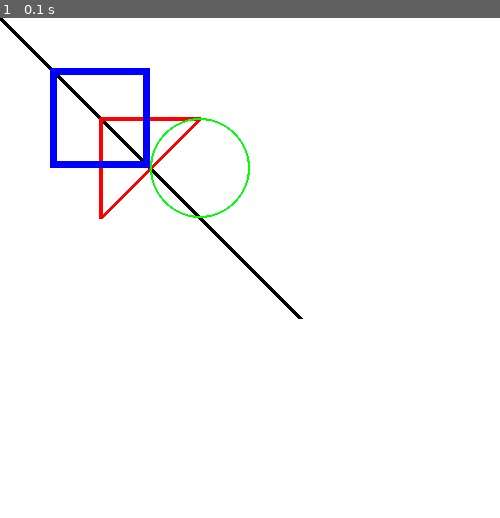
Above: before the commit, frame 1.
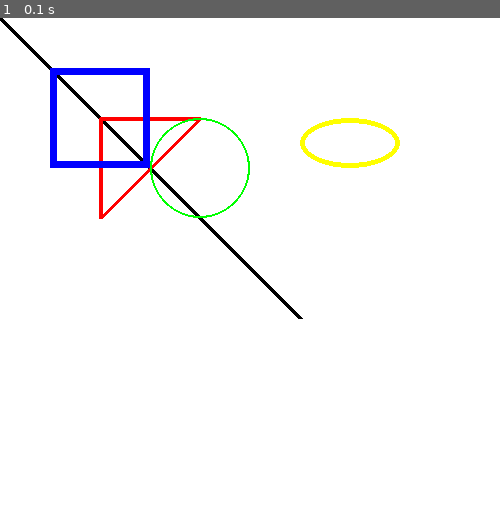
Above: after the commit, the same moment.

Repository: Santhosh-Kumar-2004/python-pygame-game-dev
Game: pygame game, started from Shapes.py
Two runs of this game, one before a commit and one after it. Both use one fixed random seed, a clock stepped at 60 frames per second and the inputs below.
Inputs:
- Up to frame 1 (0.1 s): no input

The runs differ from the first frame. In frame 1, 0.4% of the frame differs, in the area x 60-80%, y 20-30%.

Commit message:
Cretaed the Ellipse shape

Diff:
--- a/Shapes.py
+++ b/Shapes.py
@@ -14,6 +14,7 @@
 pygame.draw.lines(screen, "red", True, [(100, 100), (200, 100), (100, 200)], 4)
 pygame.draw.rect(screen, "blue", (50, 50, 100, 100), 7)
 pygame.draw.circle(screen, "green", (200, 150), 50, 2)
+pygame.draw.ellipse(screen, "yellow", (300, 100, 100, 50), 5)
 
 #Loop for the closing of the window
 done = True
